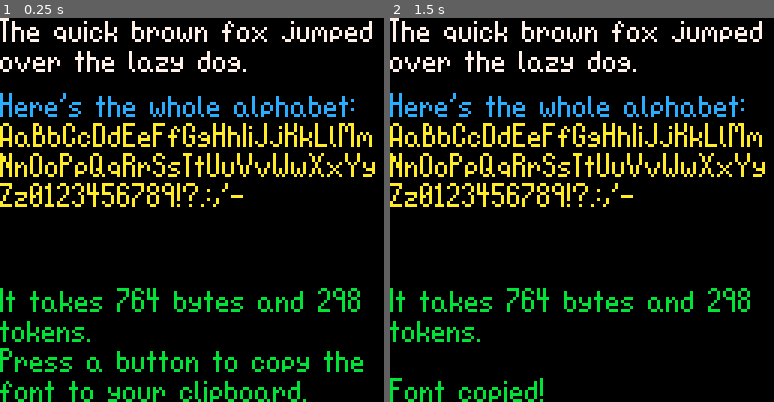
Above: before the commit, frames 1-2 (left to right).
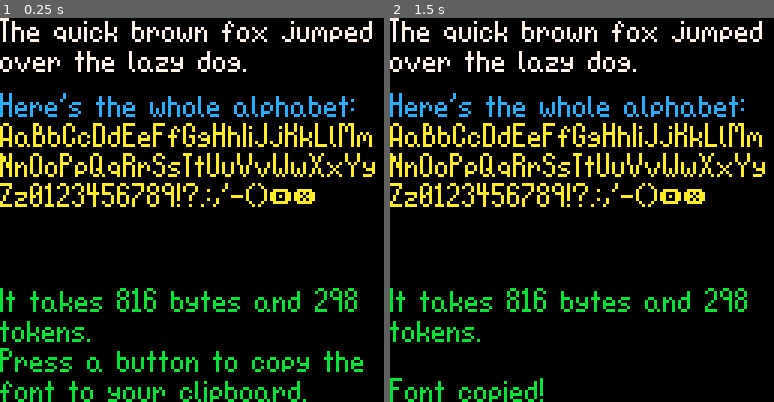
Above: after the commit, the same moments.

Repository: DeCarabas/pico_carts
Game: PICO-8 cartridge font.p8
Same seed, same stepped clock (60 frames per second), same inputs: the game is played once before the commit and once after it.
Inputs:
- Up to frame 1 (0.25 s): no input
- Up to frame 2 (1.5 s): tap X (X key) at 0.33, 1.07 s; tap O (Z key) at 0.7 s

The runs differ from the first frame. In frame 1, 1.8% of the frame differs, in the area x 30-94%, y 42-77%; in frame 2, 1.8%.

Commit message:
More punctuation

Diff:
--- a/font.p8
+++ b/font.p8
@@ -1,5 +1,5 @@
 pico-8 cartridge // http://www.pico-8.com
-version 22
+version 29
 __lua__
 -- custom font builder
 --
@@ -36,6 +36,10 @@
 mapping[67]=ord(",")
 mapping[68]=ord("'")
 mapping[69]=ord("-")
+mapping[70]=ord("(")
+mapping[71]=ord(")")
+mapping[72]=ord("🅾️")
+mapping[73]=ord("❎")
 
 function _init()
  hex=build_font(mapping)
@@ -82,7 +86,7 @@
  draw_string(
   "^aa^bb^cc^dd^ee^ff^gg^hh^ii^jj^kk^ll^mm\n"..
   "^nn^oo^pp^qq^rr^ss^tt^uu^vv^ww^xx^yy\n"..
-  "^zz0123456789!?.:,'-",
+  "^zz0123456789!?.:,'-()🅾️❎",
   0,35)
 
  color(11)
@@ -267,7 +271,7 @@
 -- the font has upper case a-z,
 -- lower case a-z, digits 0-9,
 -- and some punctuation.
-font_enc=[[414869999f994248caae999e4348699889964448e999999e4 …(675 unchanged characters)… 2210042e11803a16902c2358272858002d44f000]]
+font_enc=[[414869999f994248caae999e4348699889964448e999999e4 …(675 unchanged characters)… 2210042e11803a16902c2358272858002d44f00028382a491129388892548e767d8f5e37c00097767dafbeb7c000]]
 function load_font()
  local enc,bytes=font_enc,{}
  for i=1,#enc,2 do
@@ -382,140 +386,140 @@
 07070000707070000070000007770000077000007007000007000000070000000007000000700000000700007007000070000000700700000007000070000000
 07070000707070000707000000070000700000007007000007000000700000007007000000700000700700007007000070000000700700000007000000000000
 00700000070700007000700077700000777700000770000077700000777700000770000000700000077000000770000070000000077000000007000070000000
-07770000000000000000000000000000070000000000000000000000000000000000000000000000000000000000000000000000000000000000000000000000
-70007000000000000000000000000000070000000000000000000000000000000000000000000000000000000000000000000000000000000000000000000000
-70007000000000007000000000000000700000000000000000000000000000000000000000000000000000000000000000000000000000000000000000000000
-00070000000000000000000000000000000000000000000000000000000000000000000000000000000000000000000000000000000000000000000000000000
-00700000000000000000000000000000000000007777000000000000000000000000000000000000000000000000000000000000000000000000000000000000
-00700000000000007000000007000000000000000000000000000000000000000000000000000000000000000000000000000000000000000000000000000000
-00000000000000000000000007000000000000000000000000000000000000000000000000000000000000000000000000000000000000000000000000000000
-00700000700000000000000070000000000000000000000000000000000000000000000000000000000000000000000000000000000000000000000000000000
-…(129 lines of a section not shown)…
+07770000000000000000000000000000070000000000000000700000700000000000000000000000000000000000000000000000000000000000000000000000
+70007000000000000000000000000000070000000000000007000000070000000000000000000000000000000000000000000000000000000000000000000000
+70007000000000007000000000000000700000000000000070000000007000000777770007777700000000000000000000000000000000000000000000000000
+00070000000000000000000000000000000000000000000070000000007000007700077077070770000000000000000000000000000000000000000000000000
+00700000000000000000000000000000000000007777000070000000007000007707077077707770000000000000000000000000000000000000000000000000
+00700000000000007000000007000000000000000000000070000000007000007700077077070770000000000000000000000000000000000000000000000000
+00000000000000000000000007000000000000000000000007000000070000000777770007777700000000000000000000000000000000000000000000000000
+00700000700000000000000070000000000000000000000000700000700000000000000000000000000000000000000000000000000000000000000000000000
+…(129 lines of a section not shown)…
